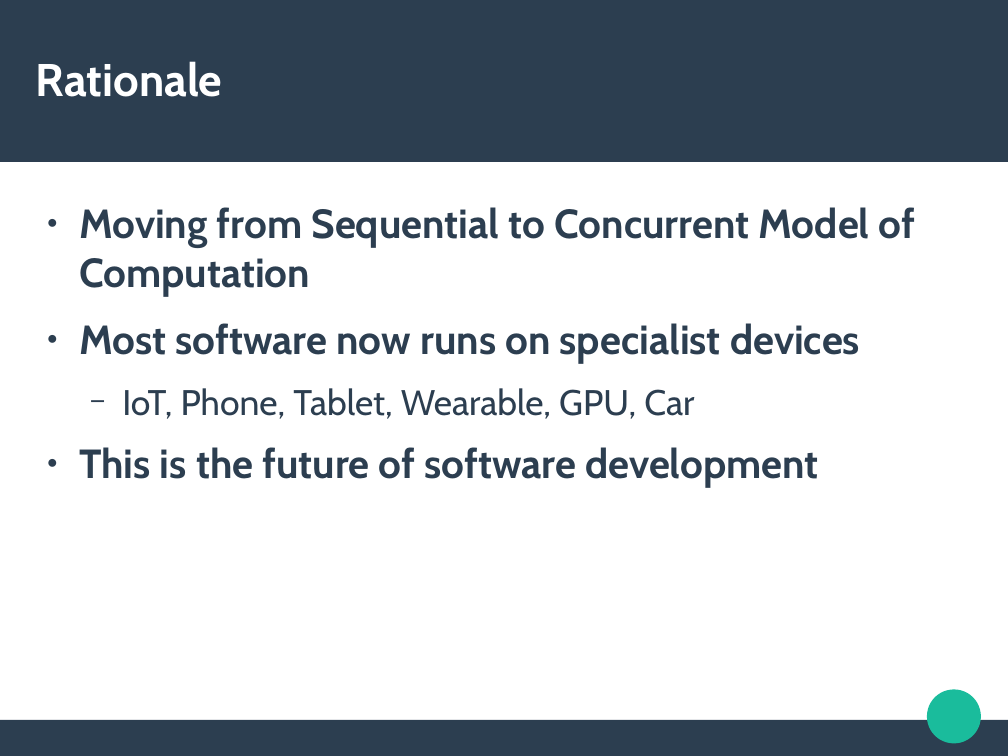
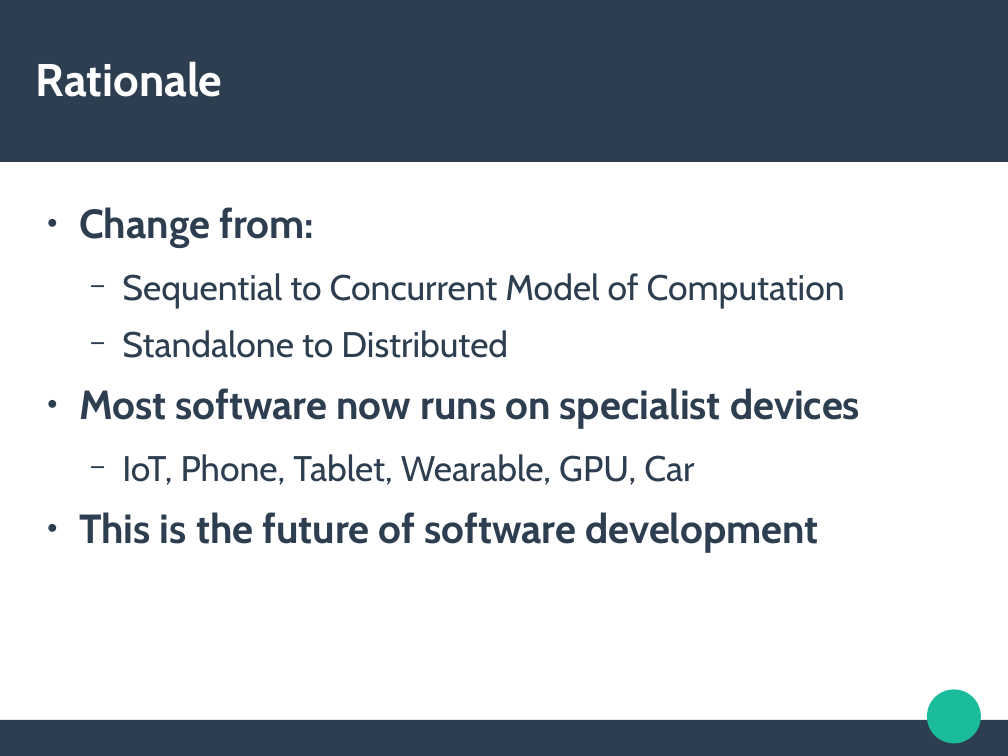
Before and after one commit to josephkehoe/CDD101, a slide deck: slide 4 of Concurrency/Slides/00Introduction.odp. Drawn at 1008x756 pixels with LibreOffice and Linux fonts; fonts in the diff are those of the drawing. Boxes give left, top, right and bottom in pixels: in the first picture for what was removed or moved away, otherwise in the second. Text is boxed around its words. In the diff, an @@ line names an element or a change of style, - is before the commit and + after.

```diff
--- a/Concurrency/Slides/00Introduction.odp
+++ b/Concurrency/Slides/00Introduction.odp
@@ text at [79, 207, 845, 358]: text changed; size 32 to 28 pt; bold off @@
-● Moving from Sequential to Concurrent Model of Computation
+● Change from:
+  − Sequential to Concurrent Model of Computation
+  − Standalone to Distributed
```
Also in this commit, not shown: 4 other slides changed, 1 slide removed.
